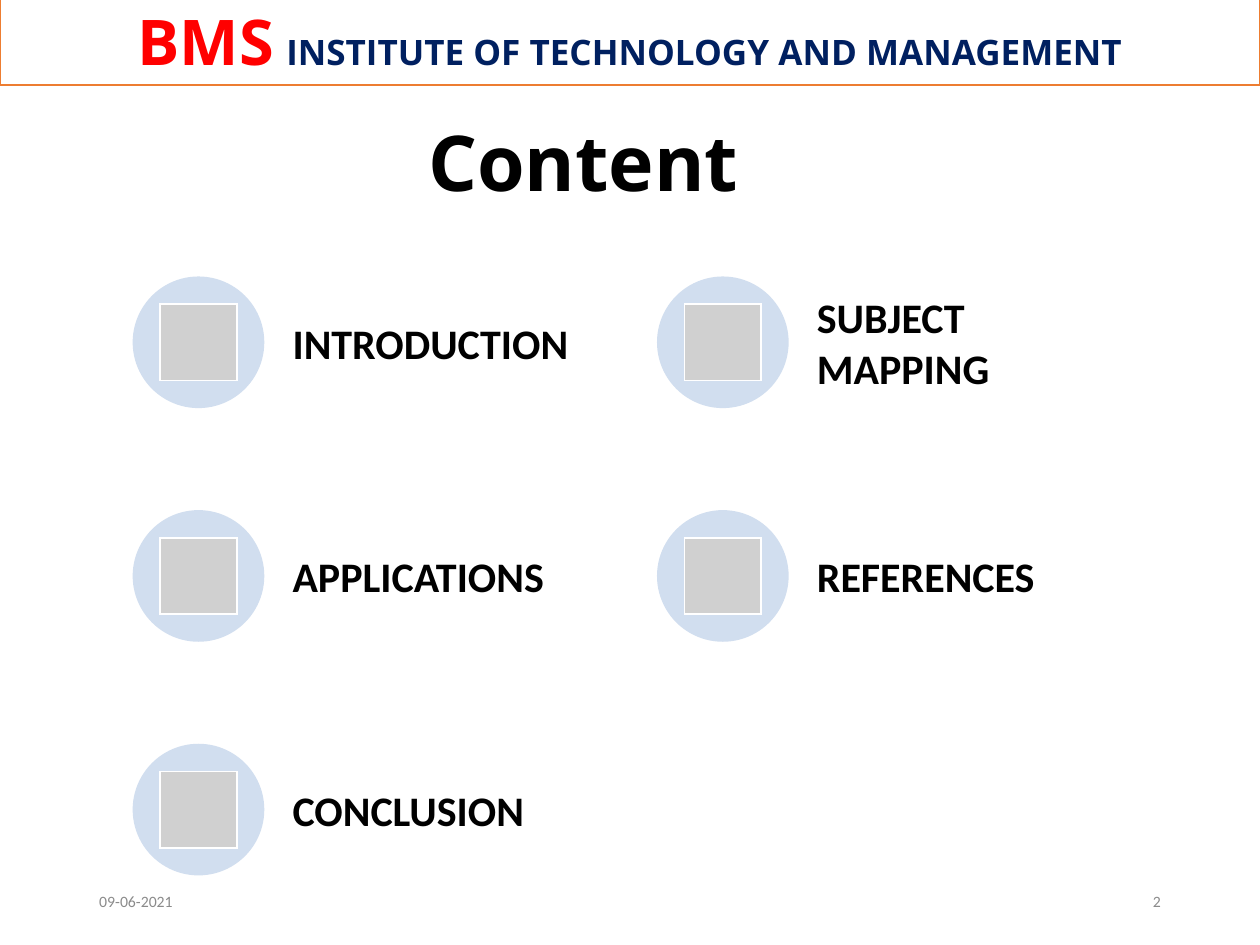
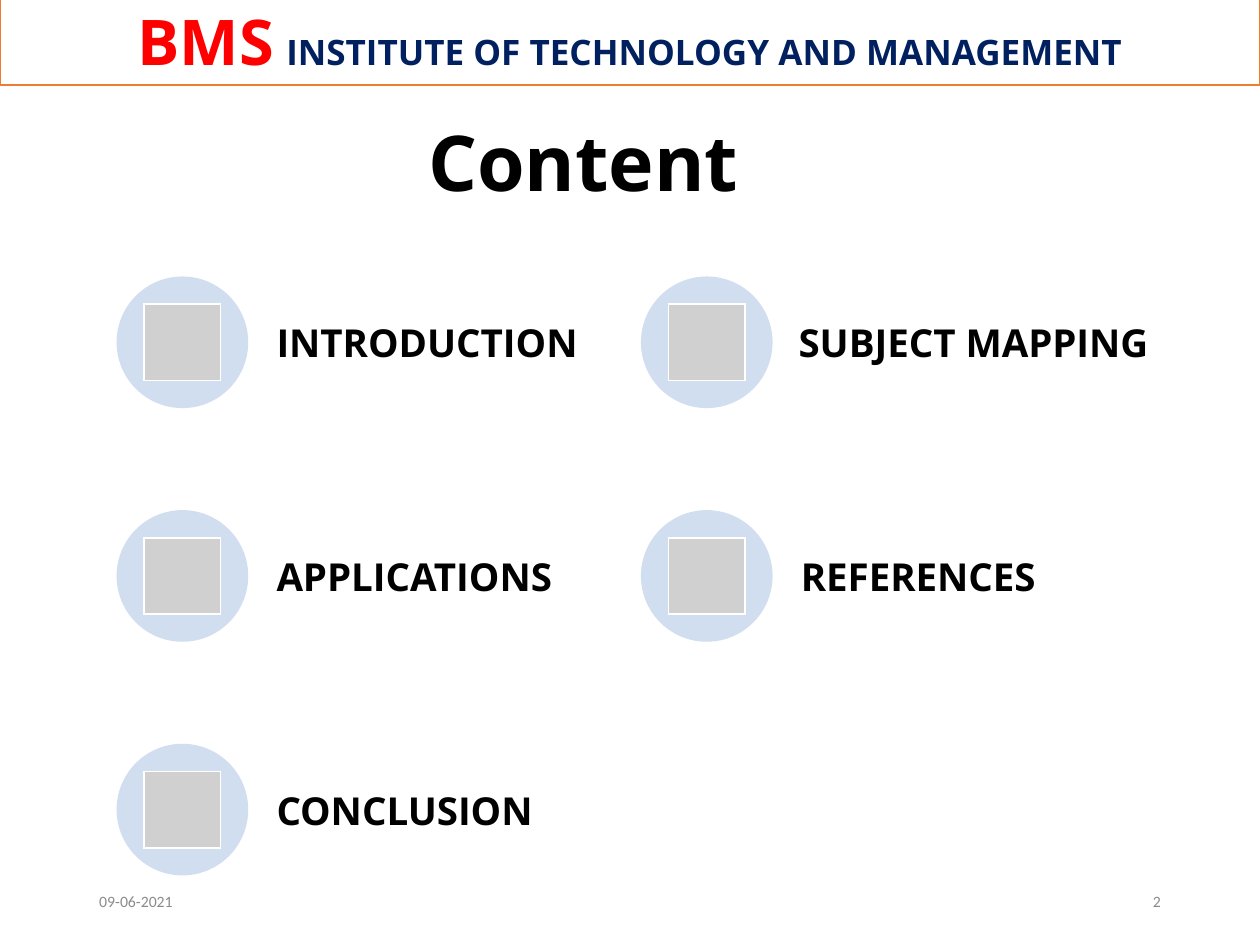
Before and after one commit to Raghuvorkady/MAD-Mini-Project, a slide deck: slide 2 of docs/ppt/phase-1/ppt phase-1.pptx. Drawn at 1260x945 pixels with LibreOffice and Linux fonts; fonts in the diff are those of the drawing; grey boxes stand for pictures; background and template pictures are left out. Boxes give left, top, right and bottom in pixels: in the first picture for what was removed or moved away, otherwise in the second. Text is boxed around its words. In the diff, an @@ line names an element or a change of style, - is before the commit and + after.

```diff
--- a/docs/ppt/phase-1/ppt phase-1.pptx
+++ b/docs/ppt/phase-1/ppt phase-1.pptx
@@ size 24 to 22 pt, font Calibri to Open Sans in 5 elements at [801, 563, 1036, 592], [277, 329, 578, 358], [277, 563, 552, 592], [277, 797, 533, 826], [799, 329, 1149, 365] @@
@@ text "SUBJECT MAPPING": place and size @@
-text "SUBJECT MAPPING" at [817, 305, 989, 385]
+text "SUBJECT MAPPING" at [799, 329, 1149, 365]
@@ 5 pictures, 5 ellipses, 4 texts: place and size @@
-5 pictures, 5 ellipses, 4 texts at [132, 276, 1035, 876]
+5 pictures, 5 ellipses, 4 texts at [117, 276, 1036, 876]
```
Also in this commit, not shown: 5 other slides changed, 1 slide added.
